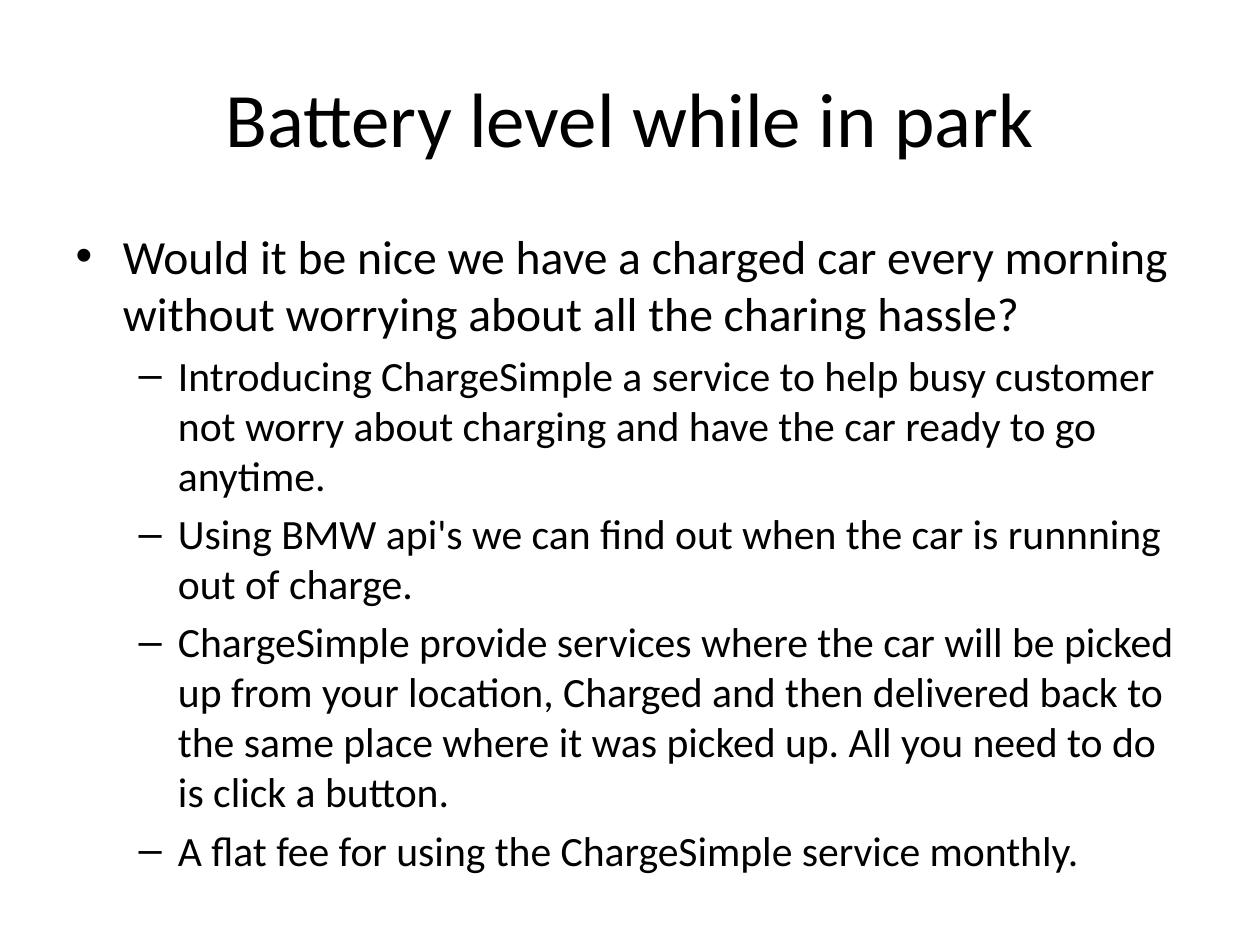
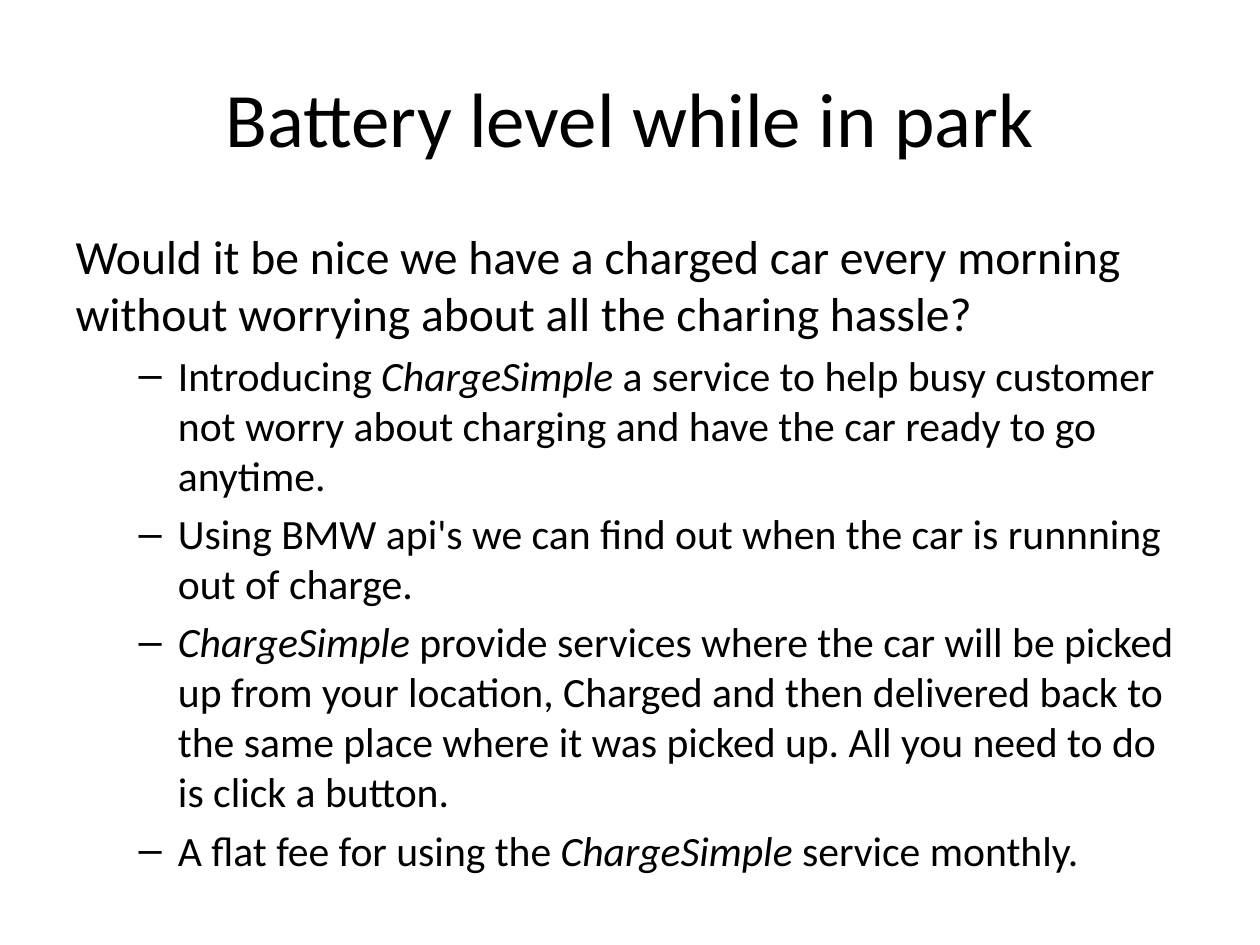
Before and after one commit to sarchak/bmw, a slide deck: slide 4 of Presentation.pptx. Drawn at 1260x945 pixels with LibreOffice and Linux fonts; fonts in the diff are those of the drawing. Boxes give left, top, right and bottom in pixels: in the first picture for what was removed or moved away, otherwise in the second. Text is boxed around its words. In the diff, an @@ line names an element or a change of style, - is before the commit and + after.

```diff
--- a/Presentation.pptx
+++ b/Presentation.pptx
@@ text at (76,241,1173,808): italic on in "ChargeSimple", "ChargeSimple", "ChargeSimple"; bullet • to none @@
```
Also in this commit, not shown: 1 other slide changed.
